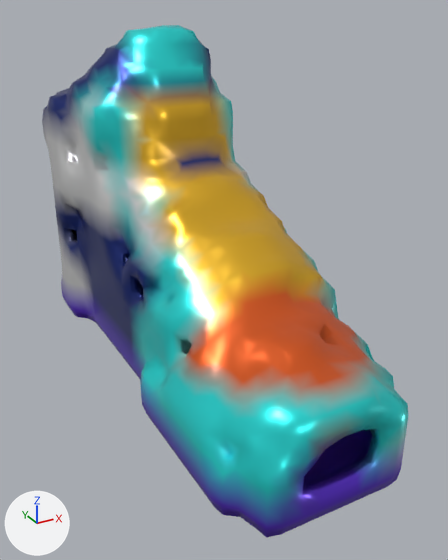
The glTF model glb/smooth/2001-3000/2989.glb, before and after one commit.
Rendered twice from a 50 mm camera at (-0.79, -1.608, 1.048) aimed at (0.03, -0.116, 0.302). Every picture has the same lights, and +X, +Y and +Z are marked at lower left. Vertices at the same position are counted once.

The scene before the commit, as lines of its bpy script (objects in view):
```python
mat_material_0 = bpy.data.materials.new('Material_0')
mat_material_0.use_nodes = True; mat_material_0.node_tree.nodes.clear()
_N = mat_material_0.node_tree.nodes; _L = mat_material_0.node_tree.links
n0 = _N.new('ShaderNodeBsdfPrincipled'); n0.name = 'Principled BSDF'
n0.inputs[1].default_value = 0.6  # 'Metallic'
n0.inputs[2].default_value = 0.3  # 'Roughness'
n1 = _N.new('ShaderNodeOutputMaterial'); n1.name = 'Material Output'
n2 = _N.new('ShaderNodeVertexColor'); n2.name = 'Color Attribute'
_L.new(n0.outputs[0], n1.inputs[0])  # 'BSDF' to 'Surface'
_L.new(n2.outputs[0], n0.inputs[0])  # 'Color' to 'Base Color'
me_mesh_0 = bpy.data.meshes.new('Mesh_0')
me_mesh_0.from_pydata(...)  # 3107 vertices, 6304 faces; spans x -0.3..0.3, y -0.8..0.8, z 0.0..1.0
me_mesh_0.materials.append(mat_material_0)
ob_mesh_0 = bpy.data.objects.new('Mesh_0', me_mesh_0)
ob_mesh_0.location = (0.0, 0.0, 0.0)
```
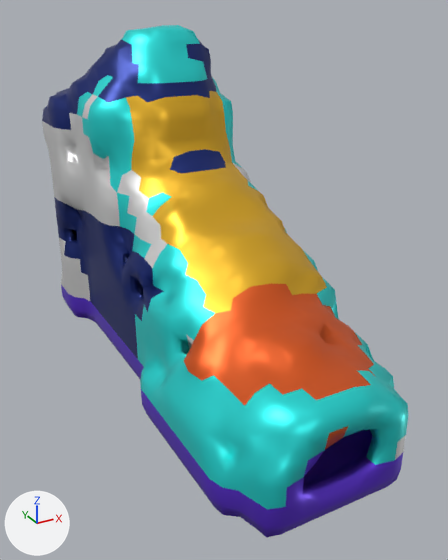
Pixel boxes [x1, y1, x2, y2] of what changed, in the pictures (448 x 560 px):
'Mesh_0', surface changed: [42, 25, 408, 527] in both
part 1 of me_mesh_0, cut back: [66, 240, 139, 374] in both
part 2 of me_mesh_0, recoloured: [42, 25, 408, 527] in both

What changed in the scene script:
```text
Change mat_material_0:
    where n0 = _N.new('ShaderNodeBsdfPrincipled'); n0.name = 'Principled BSDF'
    n0.inputs[2].default_value: 0.3 -> 0.4  # 'Roughness'
Change me_mesh_0:
    used by ob_mesh_0; location = (0.0, 0.0, 0.0)
    remove me_mesh_0.from_pydata(...)  # 3107 vertices, 6304 faces; spans x -0.3..0.3, y -0.8..0.8, z 0.0..1.0
    add me_mesh_0.from_pydata(...)  # 3097 vertices, 6276 faces; spans x -0.3..0.3, y -0.8..0.8, z 0.0..1.0
    me_mesh_0 part 1
    9 vertices are removed from x -0.29..-0.25, y -0.05..0.41, z 0.05..0.2
    34 faces are deleted
    4 vertices are added at (-0.25, 0.2, 0.1), (-0.25, 0.15, 0.1), (-0.25, 0.05, 0.1), (-0.25, 0.0, 0.1)
    20 new faces join them
    me_mesh_0 part 2: 3309 kept faces spanning x -0.3..0.3, y -0.8..0.8, z 0.05..1.0 get new vertex colours
```
